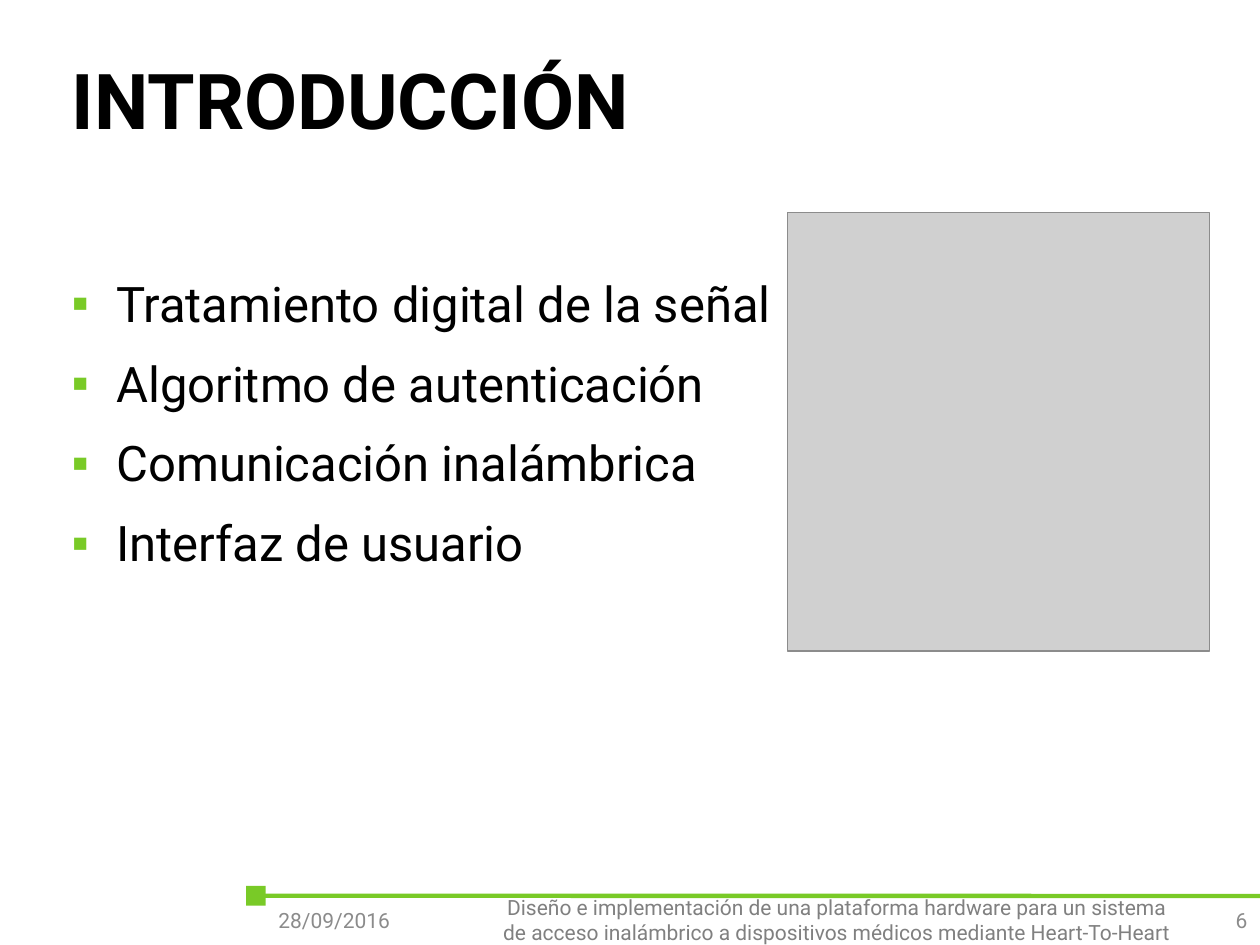
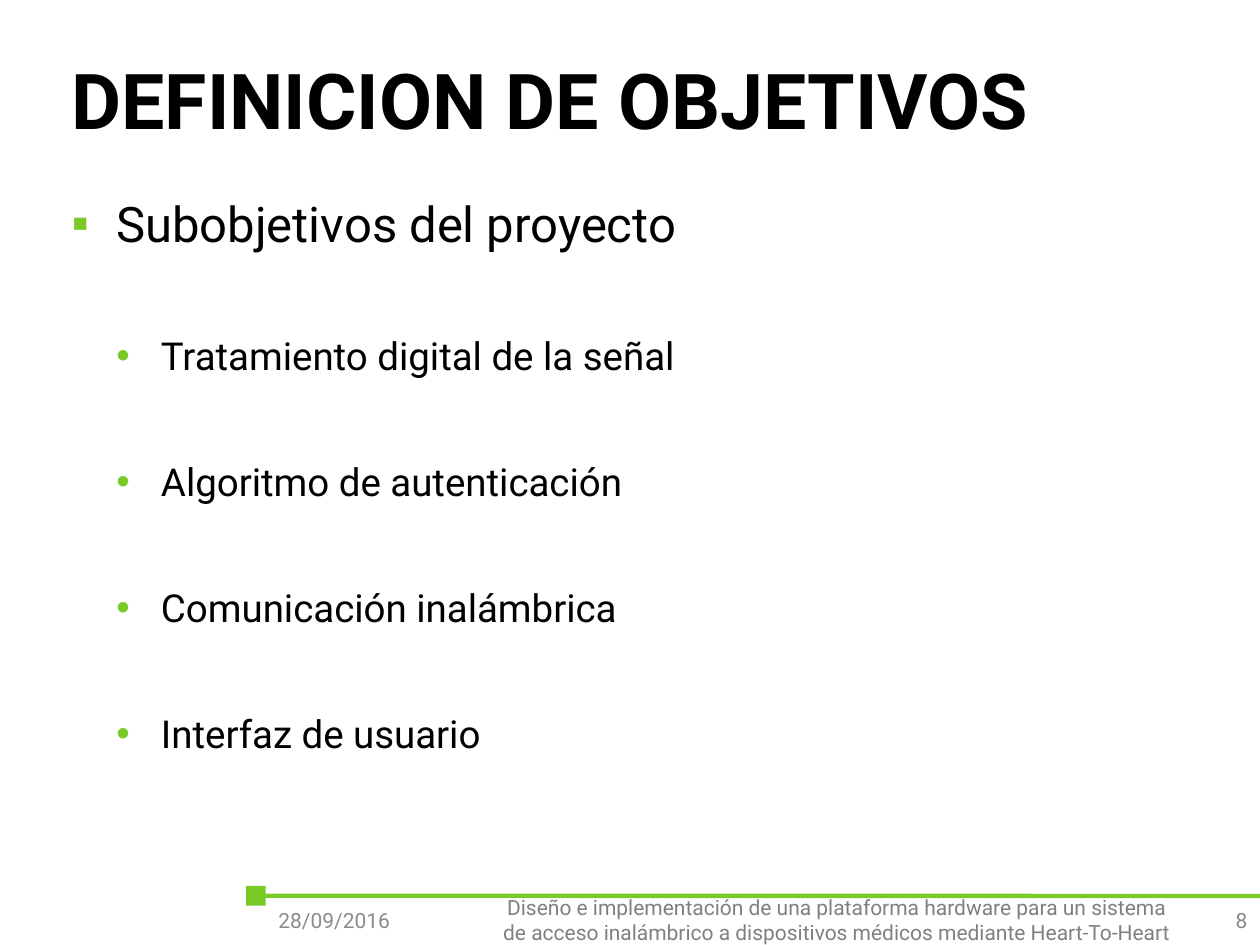
Before and after one commit to outsidersdelaelectronica/tiic-2015, a slide deck: slide 8 of doc/Tomas/presentacion/Diseño e implementación de un servicio de acceso inalámbrico a dispositivos médicos mediante Heart-to-Heart.pptx (slide 6 before the commit). Drawn at 1260x945 pixels with LibreOffice and Linux fonts; fonts in the diff are those of the drawing; grey boxes stand for pictures; background and template pictures are left out. Boxes give left, top, right and bottom in pixels: in the first picture for what was removed or moved away, otherwise in the second. Text is boxed around its words. In the diff, an @@ line names an element or a change of style, - is before the commit and + after.

```diff
--- a/doc/Tomas/presentacion/Diseño e implementación de un servicio de acceso inalámbrico a dispositivos médicos mediante Heart-to-Heart.pptx
+++ b/doc/Tomas/presentacion/Diseño e implementación de un servicio de acceso inalámbrico a dispositivos médicos mediante Heart-to-Heart.pptx
@@ title at bbox=[72, 73, 1028, 130]: text changed @@
-INTRODUCCIÓN
+DEFINICION DE OBJETIVOS
@@ text at bbox=[116, 205, 676, 253]: paragraph added @@
+▪ Subobjetivos del proyecto
@@ picture removed at bbox=[788, 213, 1210, 651] @@
@@ text at bbox=[161, 341, 675, 749]: size 28 to 22 pt in "Tratamiento digital de la señal", "Algoritmo de autenticación", "Comunicación inalámbrica", "Interfaz de usuario"; bullet ▪ to •; list level 1 to 2 in "Tratamiento digital de la señal"; line spacing 1 to 2.5; list level 1 to 2 in "Algoritmo de autenticación"; list level 1 to 2 in "Comunicación inalámbrica"; list level 1 to 2 in "Interfaz de usuario" @@
@@ page number at bbox=[1236, 913, 1248, 928]: text changed @@
-6
+8
```
Also in this commit, not shown: 12 other slides changed, 9 slides added, 20 other files.
